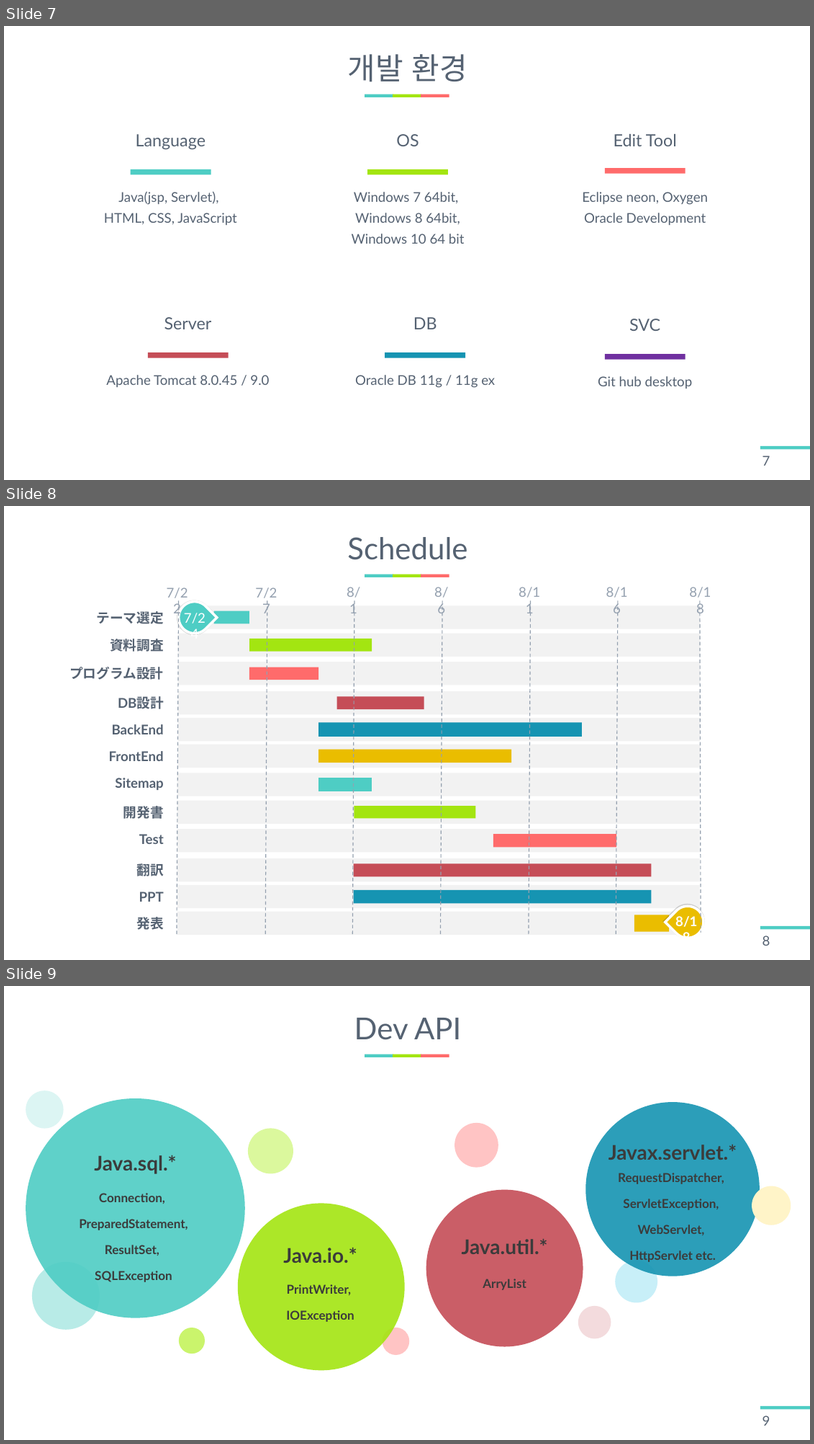
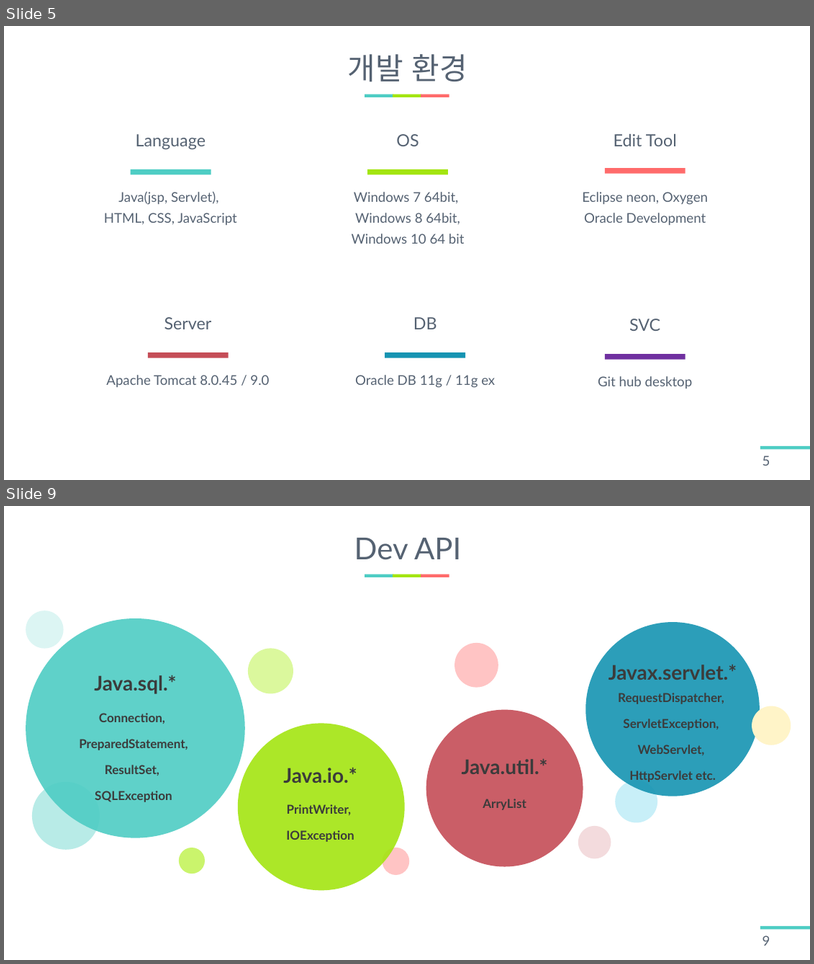
Before and after one commit to LouisKisaragi/BB-Bank, a slide deck: report/BB PANK 발표자료.pptx. Shown one above the other, each under a label of ours: slides 7, 8 and 9 before the commit, slides 5 and 9 after it; the slides between them are not shown. The pictures are 814x1444 and 814x964 pixels, drawn with LibreOffice and Linux fonts; fonts in the diff are those of the drawing. Boxes give left, top, right and bottom in pixels: in the first picture for what was removed or moved away, otherwise in the second. Text is boxed around its words. In the diff, an @@ line names an element or a change of style, - is before the commit and + after.

```diff
--- a/report/BB PANK 발표자료.pptx
+++ b/report/BB PANK 발표자료.pptx
@@ slide 8 removed at [4,506,810,960], background #FFFFFF; not listed: 4 template elements that a slide beside it also shows @@
@@ title removed at [347,537,468,560] @@
-Schedule
@@ group removed at [70,587,711,944]: 24 rectangles, 21 texts, 7 lines, 2 teardrops @@
-テーマ選定
-BackEnd
-資料調査
-プログラム設計
-DB設計
-FrontEnd
-8/18
-Sitemap
-PPT
-開発書
-Test
-翻訳
-発表
-7/24
-7/22
-7/27
-8/1
-8/6
-8/11
-8/16
-8/18
@@ page number removed at [763,935,771,945] @@
-8
@@ what was slide 7 is now slide 5 @@
@@ page number at [763,455,771,465]: text changed @@
-7
+5
```
Also in this commit, not shown: 8 slides changed, 5 slides added, 7 other slides removed, 1 other file.
